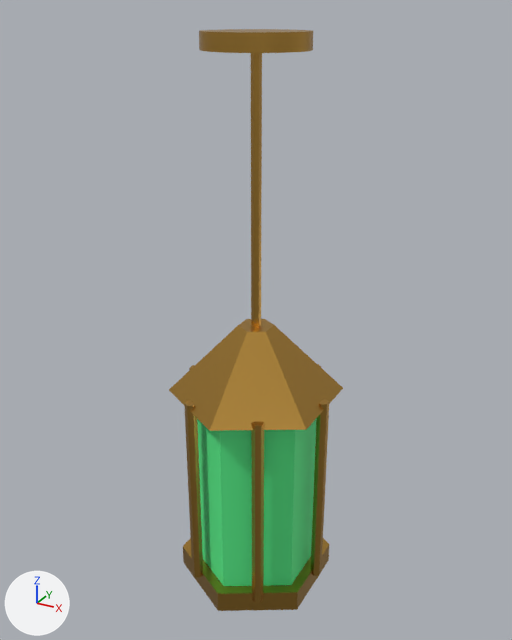
What one commit did to the glTF model LIMINAL V13/data/models/lantern_green.glb.
Before and after are seen from a 50 mm camera at (0.516, -0.938, 0.028) aimed at (-0.014, 0.025, -0.453). Arrows for +X, +Y and +Z are at lower left; the lights stay in place. The older version comes first. Where no turn or scale is listed for an object, it has been applied to the vertices. Vertices at exactly the same position are counted once.

Objects in the first picture: 'Cone', 'Cylinder', 'boden', 'kette', 'rosette', 'stab0', 'stab4', 'stab5'.
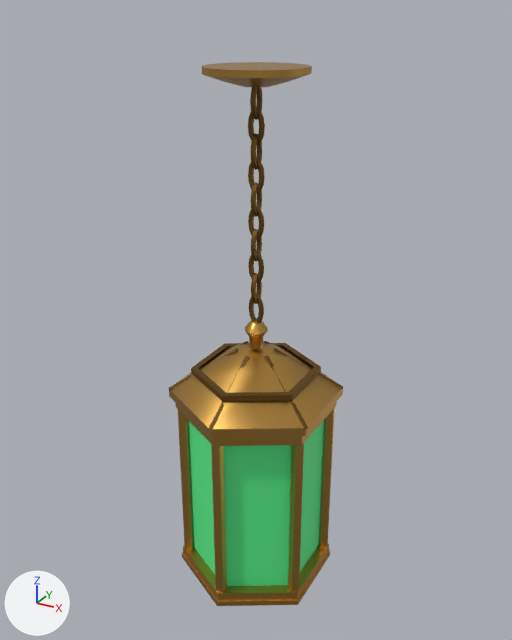
The newer file is also rescaled (x1.017), turned or shifted as a whole; pictures and numbers use the older file's frame.

Boxes (x1, y1, x2, y2) around the edits, measured in the pictures (512 x 640 px):
'brass', added (orange)
    after: (169, 62, 343, 606)
'Cone', deleted (orange)
    before: (169, 319, 343, 431)
'brass_d', added
    after: (169, 88, 343, 431)
'boden', deleted
    before: (183, 538, 329, 611)
'kette', deleted (orange)
    before: (251, 53, 262, 327)
'rosette', deleted (orange)
    before: (199, 29, 313, 53)
'stab5', deleted (orange)
    before: (251, 422, 264, 603)
'stab4', deleted (orange)
    before: (184, 400, 203, 577)
'stab0', deleted (orange)
    before: (311, 399, 329, 576)
part 1 of me_cylinder_002, reshaped
    before: (197, 419, 316, 586)
    after: (188, 419, 325, 586)

The change in detail:
Material 'look=metal r=0.95 m=0.8 #messing_alt' (mat_look_metal_r_0_95_m_0_8__messing_alt) is new.
Its base color is (0.196, 0.107, 0.0272) (brown #7a5c2e).
Its metallic is 0.9.
Its roughness is 0.6.
Material 'look=metal r=0.55 m=0.95 #messing' (mat_look_metal_r_0_55_m_0_95__messing) is new.
Its base color is (0.604, 0.342, 0.0835) (orange #cc9e52).
Its metallic is 1.0.
Its roughness is 0.35.
me_cylinder_002 is used by ob_cylinder; location (0.0, 0.0, -0.74).
me_cylinder_002 had 12 vertices, 20 faces and spanned x -0.104..0.104, y -0.12..0.12, z -0.17..0.17.
me_cylinder_002 now has 14 vertices, 12 faces and spans x -0.104..0.104, y -0.12..0.12, z -0.17..0.136.
Part 1, on me_cylinder_002:
6 vertices are removed from x -0.104..0.104, y -0.12..0.12, z 0.17.
20 faces are deleted.
2 vertices are added at (0.0, 0.12, -0.17), (0.0, 0.12, 0.136).
6 new vertices lie (0.0, 0.0, 0.306) away from vertices in x -0.104..0.104, y -0.12..0.12, z -0.17.
12 new faces join them.
Mesh me_brass_d is new.
It has 706 vertices, 1372 faces and spans x -0.131..0.131, y -0.15..0.15, z -0.649..-0.021.
It uses material mat_look_metal_r_0_95_m_0_8__messing_alt (brown #7a5c2e).
Mesh me_brass is new.
It has 393 vertices, 720 faces and spans x -0.129..0.129, y -0.15..0.15, z -0.993..0.0.
It uses material mat_look_metal_r_0_55_m_0_95__messing (orange #cc9e52).
Object 'rosette' (ob_rosette) is deleted.
Object 'kette' (ob_kette) is deleted.
Object 'Cone' (ob_cone) is deleted.
Object 'stab0' (ob_stab0) is deleted.
Object 'stab4' (ob_stab4) is deleted.
Object 'stab5' (ob_stab5) is deleted.
Object 'boden' (ob_boden) is deleted.
Object 'brass_d' (ob_brass_d) is new; it shows me_brass_d.
Its location is (0.0, 0.0, -0.046).
Object 'brass' (ob_brass) is new; it shows me_brass.
Its location is (0.0, 0.0, -0.046).
